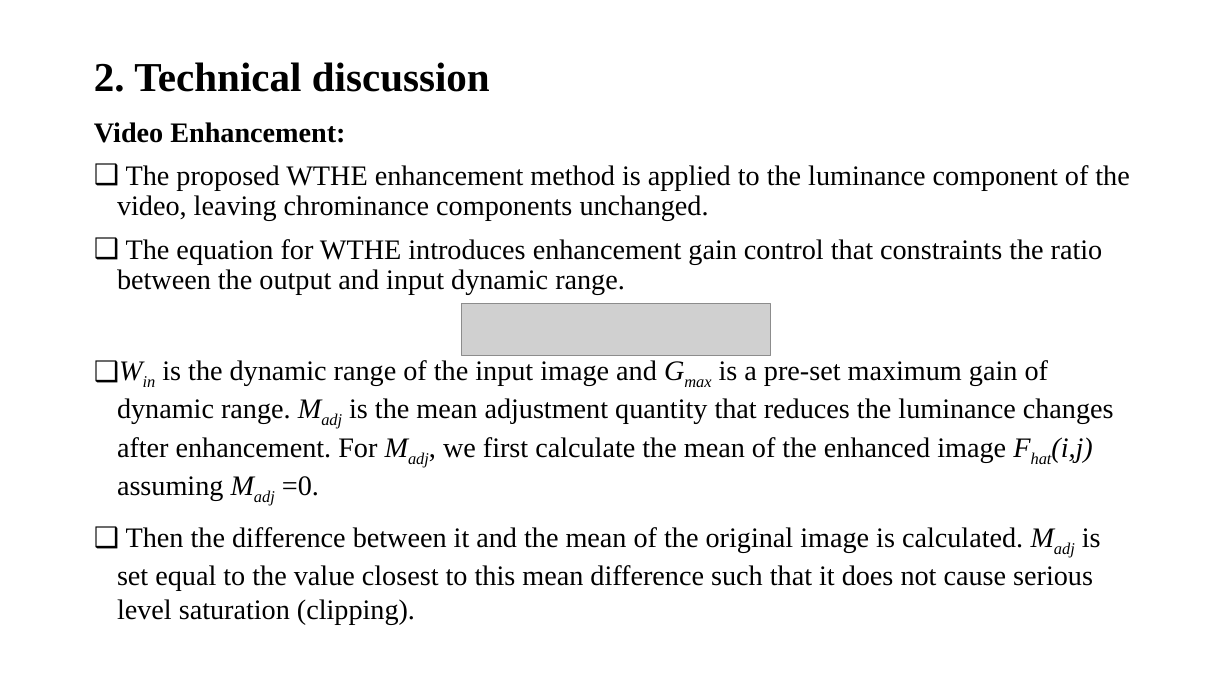
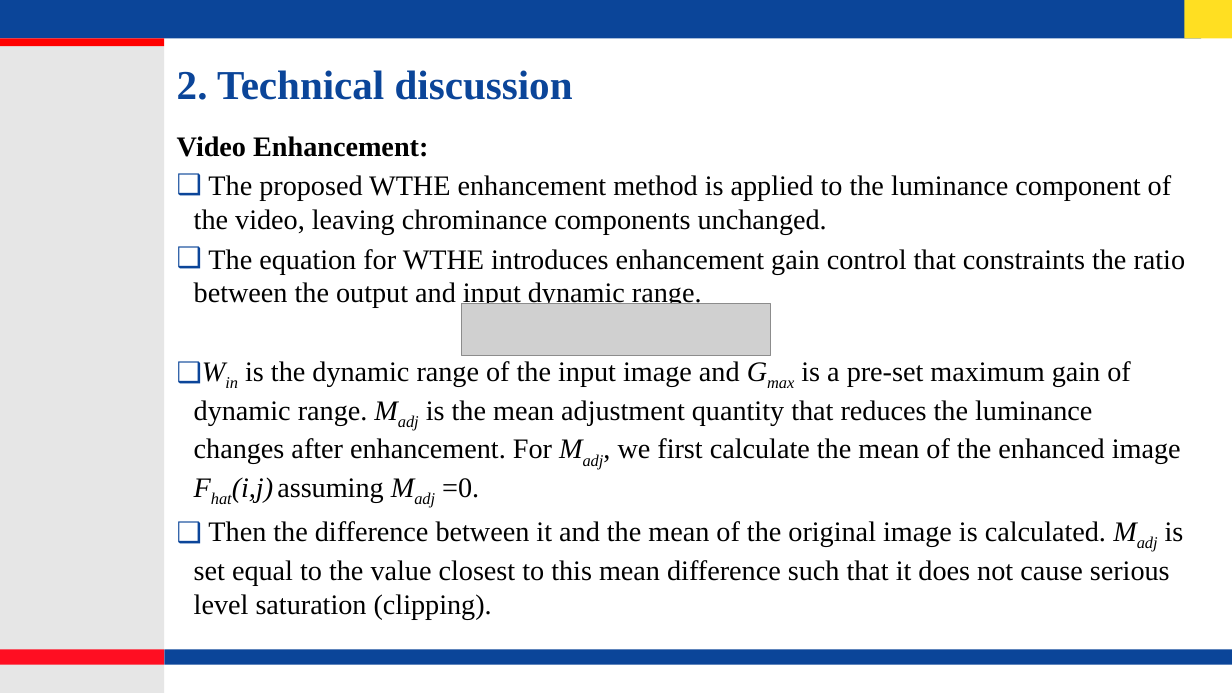
Before and after one commit to lohith921/DIP, a slide deck: slide 9 of Project/Presentation.pptx. Drawn at 1232x693 pixels with LibreOffice and Linux fonts; fonts in the diff are those of the drawing; grey boxes stand for pictures; background and template pictures are left out. Boxes give left, top, right and bottom in pixels: in the first picture for what was removed or moved away, otherwise in the second. Text is boxed around its words. In the diff, an @@ line names an element or a change of style, - is before the commit and + after.

```diff
--- a/Project/Presentation.pptx
+++ b/Project/Presentation.pptx
@@ rectangle added at (0, 0, 1202, 39), fill #0B4599 @@
@@ rectangle added at (1185, 0, 1232, 39), fill #FFDF22 @@
@@ rectangle added at (0, 46, 165, 693), fill #E6E6E6 @@
@@ rectangle added at (0, 39, 165, 46), fill #FF0000 @@
@@ title "2. Technical discussion": place and size @@
-title "2. Technical discussion" at (94, 62, 490, 92)
+title "2. Technical discussion" at (177, 70, 573, 100)
@@ title "2. Technical discussion" at (177, 70, 573, 100): text colour #000000 to #0B4599; line spacing 0.9 to 1; vertical alignment middle to top @@
@@ text "Video Enhancement:": place and size @@
-text "Video Enhancement:" at (94, 122, 1129, 624)
+text "Video Enhancement:" at (177, 136, 1186, 619)
@@ text "Video Enhancement:" at (177, 136, 1186, 619): line spacing 0.9 to 1; less space between paragraphs; indent changed @@
@@ rectangle added at (0, 650, 165, 665), fill #FF0E22 @@
@@ rectangle added at (165, 650, 1232, 665), fill #0B4599 @@
```
Also in this commit, not shown: 10 other slides changed, 3 slides added, 1 slide removed.
